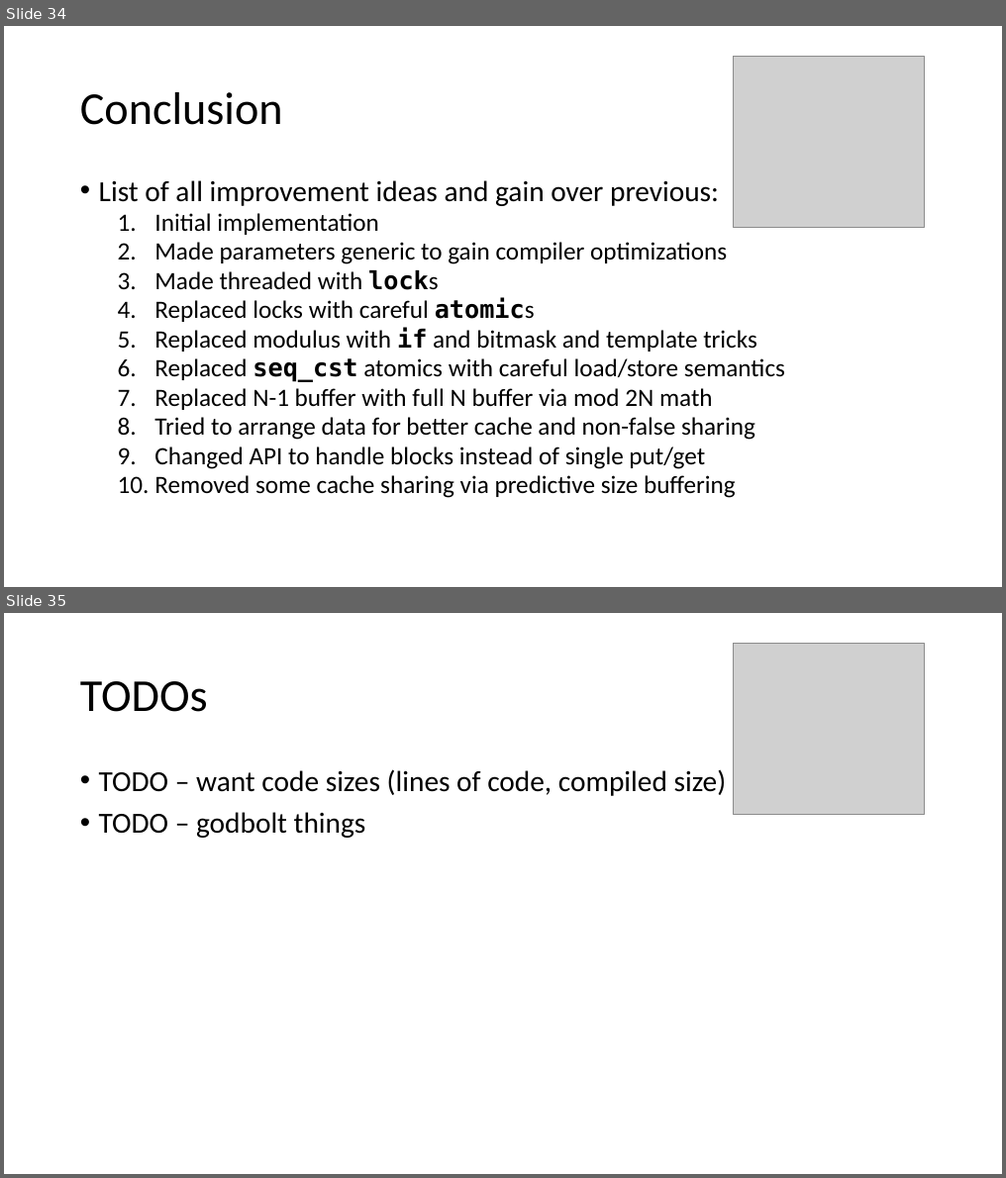
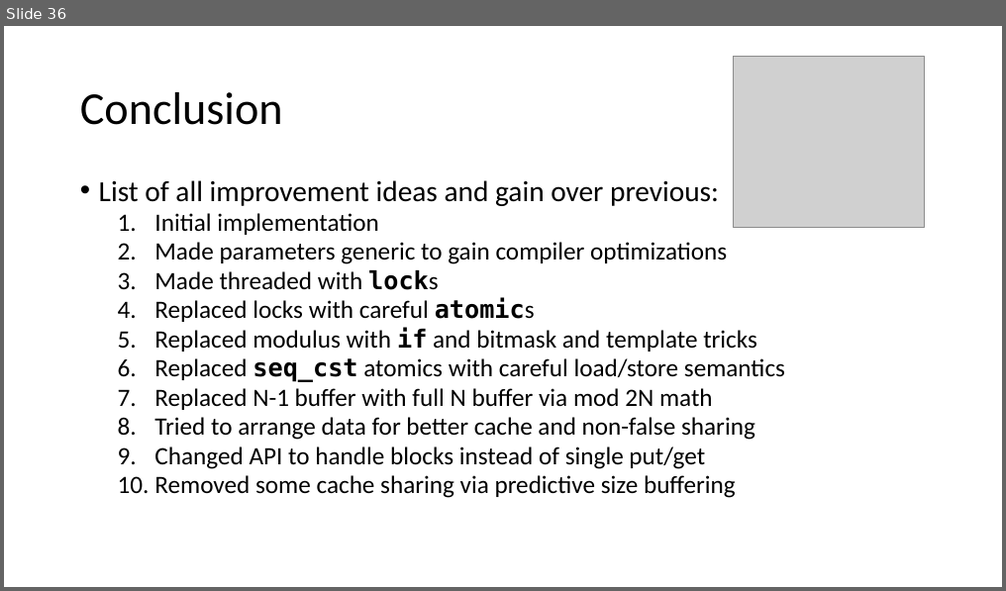
Before and after one commit to ChrisLomont/RingBuffer, a slide deck: Making a Ringbuffer.pptx. Shown one above the other, each under a label of ours: slides 34 and 35 before the commit, slide 36 after it. The pictures are 1006x1178 and 1006x591 pixels, drawn with LibreOffice and Linux fonts; fonts in the diff are those of the drawing; grey boxes stand for pictures. Boxes give left, top, right and bottom in pixels: in the first picture for what was removed or moved away, otherwise in the second. Text is boxed around its words. In the diff, an @@ line names an element or a change of style, - is before the commit and + after.

```diff
--- a/Making a Ringbuffer.pptx
+++ b/Making a Ringbuffer.pptx
@@ slide 35 removed at (4, 613, 1002, 1174), background #FFFFFF @@
@@ picture removed at (734, 643, 924, 814) @@
@@ title removed at (80, 681, 208, 712) @@
-TODOs
@@ text removed at (99, 769, 727, 838) @@
-• TODO – want code sizes (lines of code, compiled size)
-• TODO – godbolt things
@@ what was slide 34 is now slide 36 @@
```
Also in this commit, not shown: 14 slides changed, 2 slides added, 6 other files.
